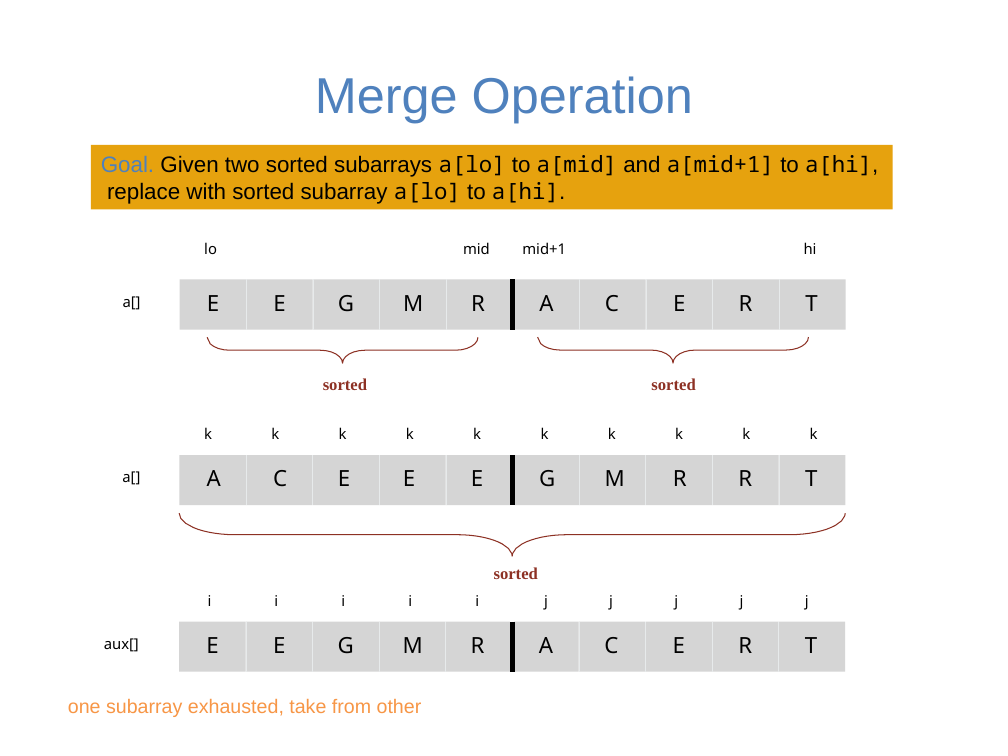
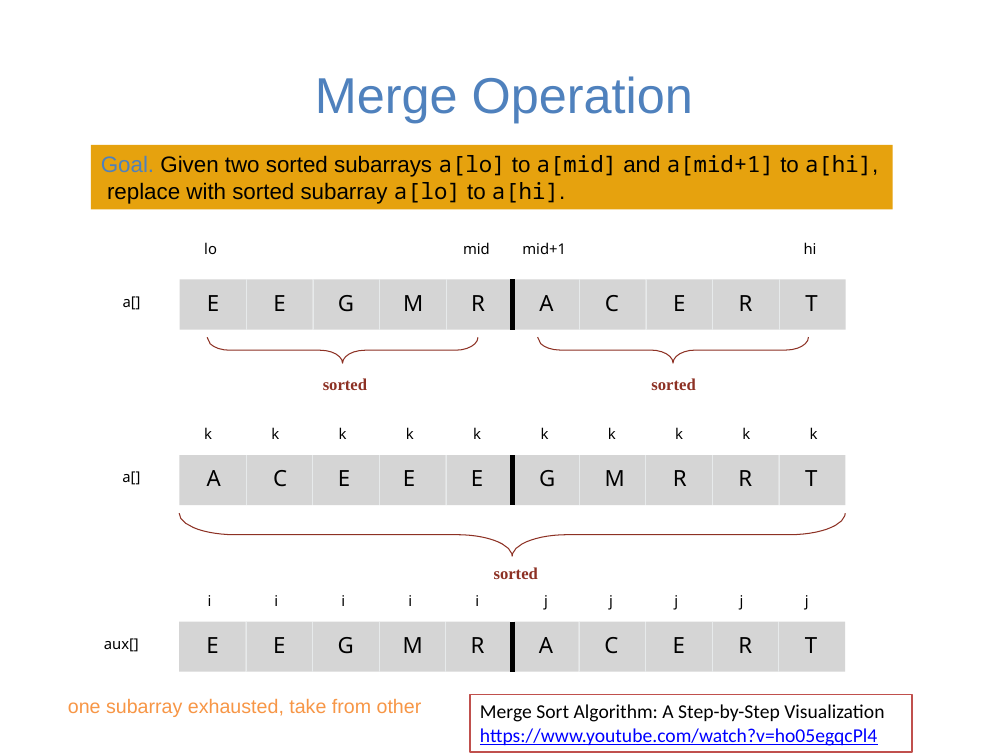
Before and after one commit to guhofstra/CSC111Fa25, a slide deck: slide 40 of PPTs/Lecture 13-sorting algorithms.pptx (slide 36 before the commit). Drawn at 1008x756 pixels with LibreOffice and Linux fonts; fonts in the diff are those of the drawing. Boxes give left, top, right and bottom in pixels: in the first picture for what was removed or moved away, otherwise in the second. Text is boxed around its words. In the diff, an @@ line names an element or a change of style, - is before the commit and + after.

```diff
--- a/PPTs/Lecture 13-sorting algorithms.pptx
+++ b/PPTs/Lecture 13-sorting algorithms.pptx
@@ rectangle added at [470,695,911,752], fill #FFFFFF, outline #C0504D 1 pt, 14 pt, text #000000 @@
+Merge Sort Algorithm: A Step-by-Step Visualization
+https://www.youtube.com/watch?v=ho05egqcPl4
```
Also in this commit, not shown: 18 other slides changed, 6 slides added, 1 slide removed, 17 other files.
